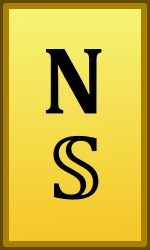
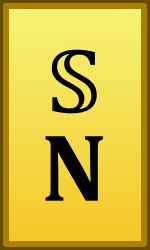
Layer changes from the first 150×250 image to the second:
painted on "Paint Layer 3" over [45, 49, 103, 201]
painted on "Background" over [45, 49, 103, 201]